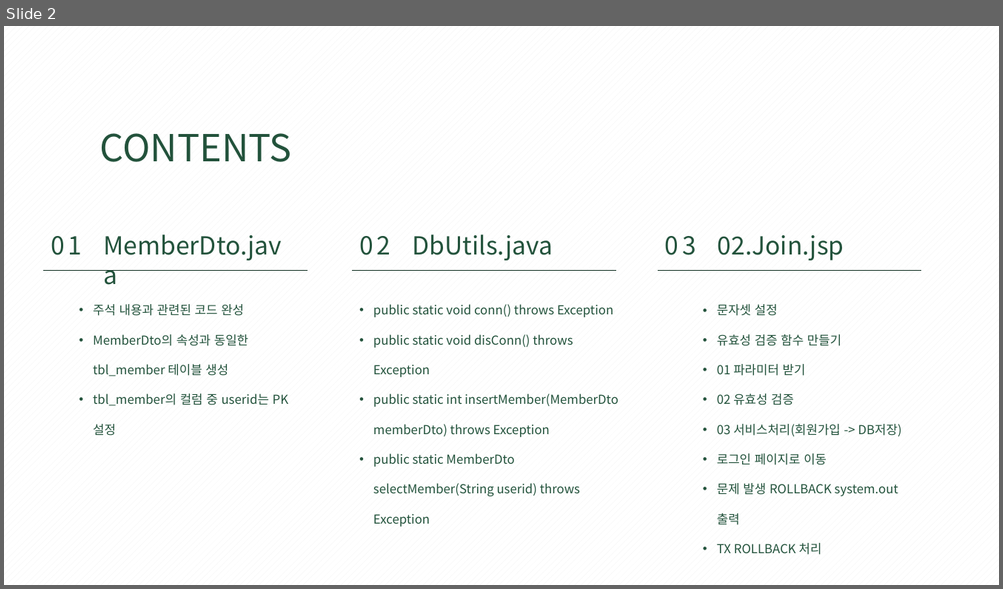
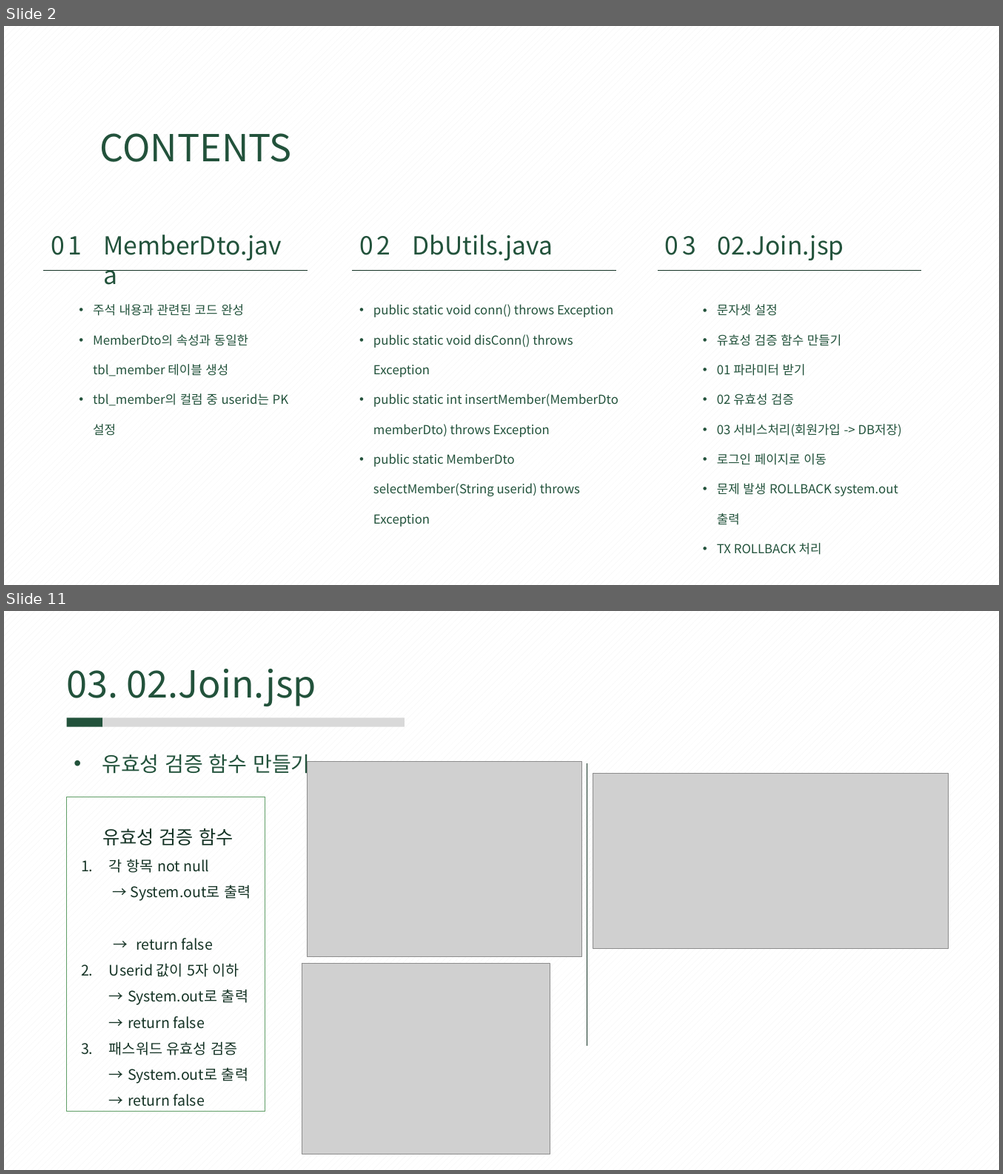
Before and after one commit to rombird/LEELEELIM, a slide deck: 서버프로그램 구현.pptx. Shown one above the other, each under a label of ours: slide 2 before the commit, slides 2 and 11 after it; the slides between them are not shown. The pictures are 1003x589 and 1003x1174 pixels, drawn with LibreOffice and Linux fonts; fonts in the diff are those of the drawing; grey boxes stand for pictures. Boxes give left, top, right and bottom in pixels: in the first picture for what was removed or moved away, otherwise in the second. Text is boxed around its words. In the diff, an @@ line names an element or a change of style, - is before the commit and + after.

```diff
--- a/서버프로그램 구현.pptx
+++ b/서버프로그램 구현.pptx
@@ slide 11 added at [4, 611, 999, 1170], background pattern #F2F2F2 on #FFFFFF @@
@@ text added at [67, 669, 316, 706], 36 pt, text #22523B @@
+03. 02.Join.jsp
@@ rectangle added at [67, 718, 102, 726], fill #22523B @@
@@ rectangle added at [102, 718, 404, 726], fill #D9D9D9 @@
@@ text added at [102, 754, 310, 777], 20 pt, text #22523B @@
+• 유효성 검증 함수 만들기
@@ picture added at [307, 762, 581, 958] @@
@@ line added from (586, 764) to (586, 1046), #153325 0.5 pt @@
@@ picture added at [593, 774, 948, 950] @@
@@ rectangle added at [67, 797, 265, 1112], outline #609E67 1 pt @@
@@ text added at [102, 829, 250, 1084], 14 pt, text #153325 @@
+유효성 검증 함수
+1. 각 항목 not null
+   → System.out로 출력
+   → return false
+2. Userid 값이 5자 이하
+   → System.out로 출력
+   → return false
+3. 패스워드 유효성 검증
+   → System.out로 출력
+   → return false
@@ picture added at [302, 964, 550, 1155] @@
```
Also in this commit, not shown: 13 slides changed, 1 other slide added.
